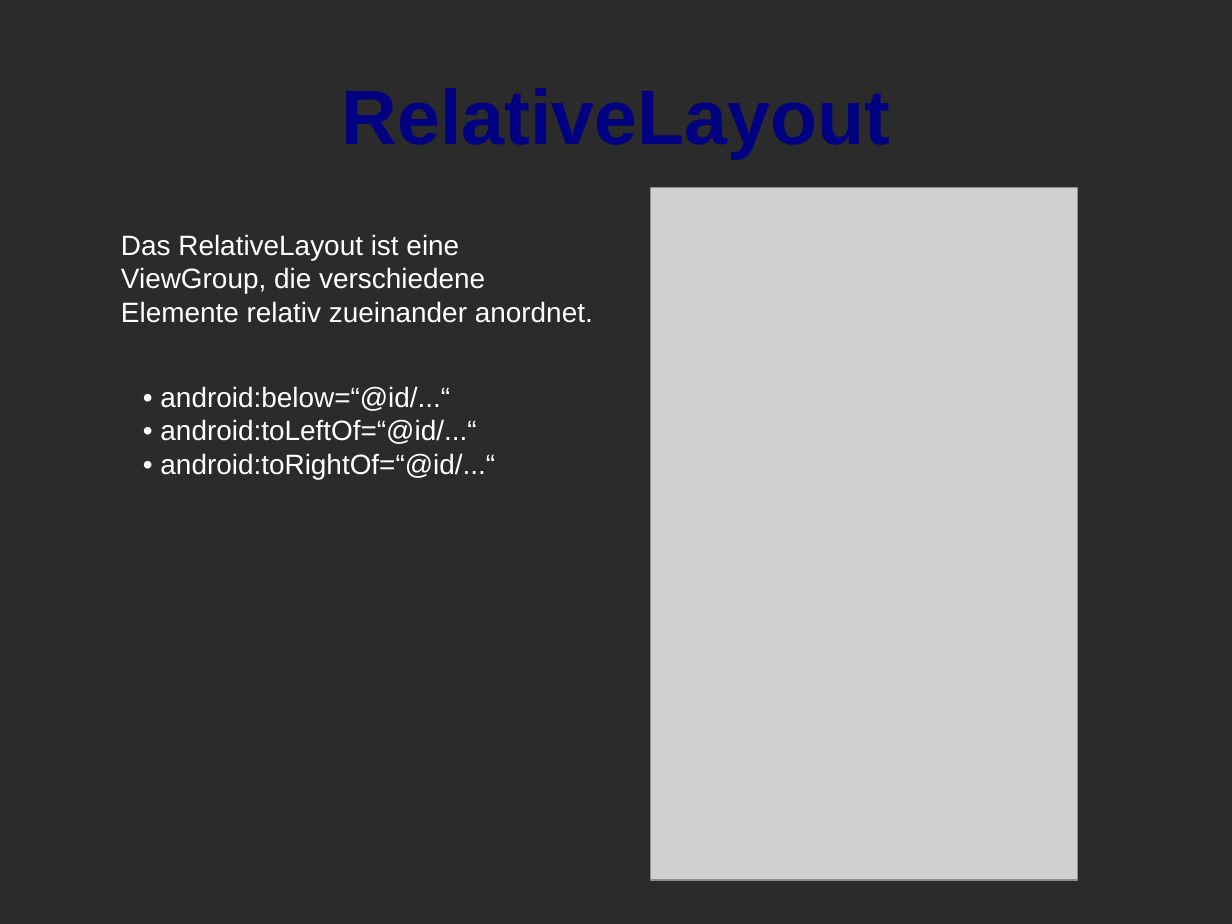
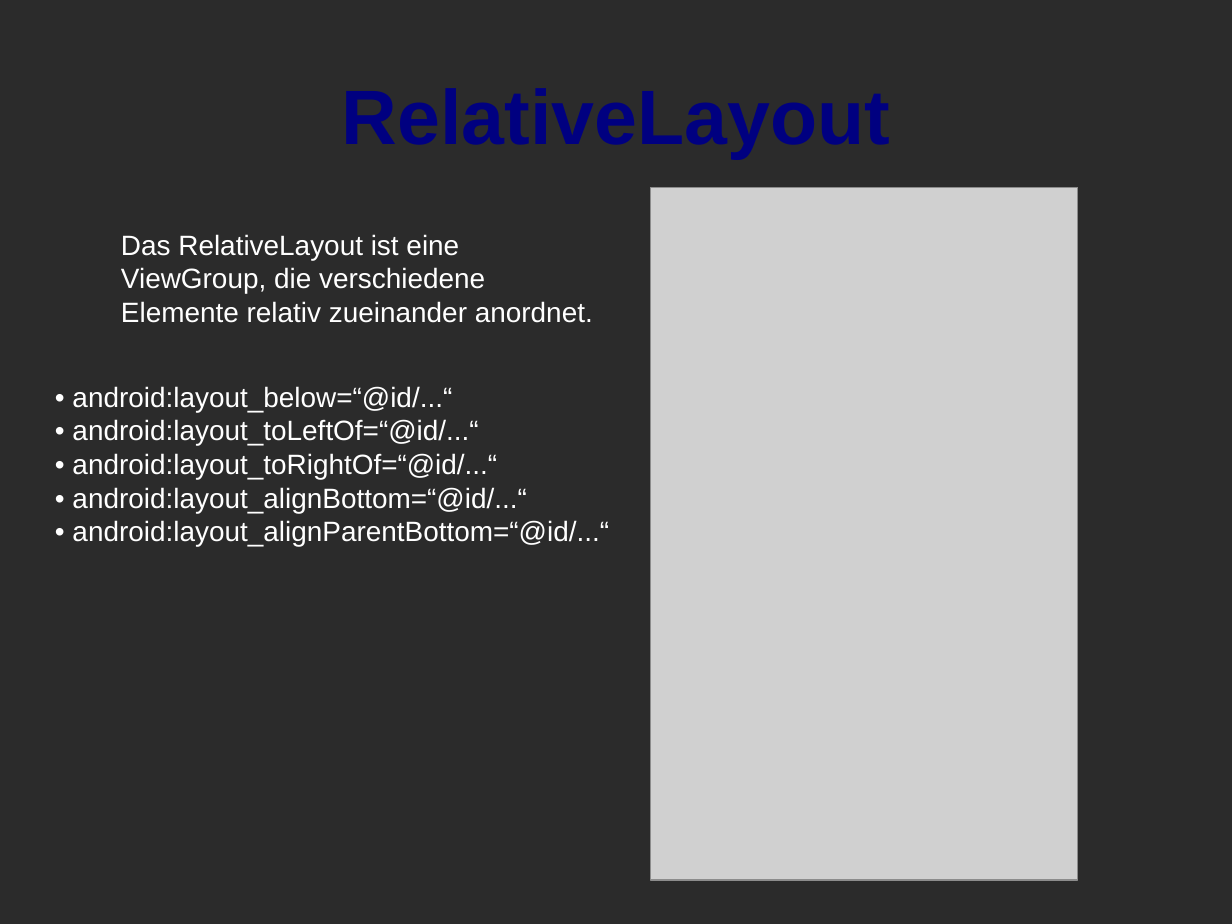
Before and after one commit to torkleyy/school-presentation, a slide deck: slide 8 of doc/presentation.odp. Drawn at 1232x924 pixels with LibreOffice and Linux fonts; fonts in the diff are those of the drawing; grey boxes stand for pictures; background and template pictures are left out; a plain dark background stands for a picture behind light text. Boxes give left, top, right and bottom in pixels: in the first picture for what was removed or moved away, otherwise in the second. Text is boxed around its words. In the diff, an @@ line names an element or a change of style, - is before the commit and + after.

Commit message:
Finish presentation

```diff
--- a/doc/presentation.odp
+++ b/doc/presentation.odp
@@ text at [72, 386, 609, 546]: text changed @@
-• android:below=“@id/...“
-• android:toLeftOf=“@id/...“
-• android:toRightOf=“@id/...“
+• android:layout_below=“@id/...“
+• android:layout_toLeftOf=“@id/...“
+• android:layout_toRightOf=“@id/...“
+• android:layout_alignBottom=“@id/...“
+• android:layout_alignParentBottom=“@id/...“
```
Also in this commit, not shown: 3 other slides changed, 12 slides added, 2 slides removed, 2 other files.
